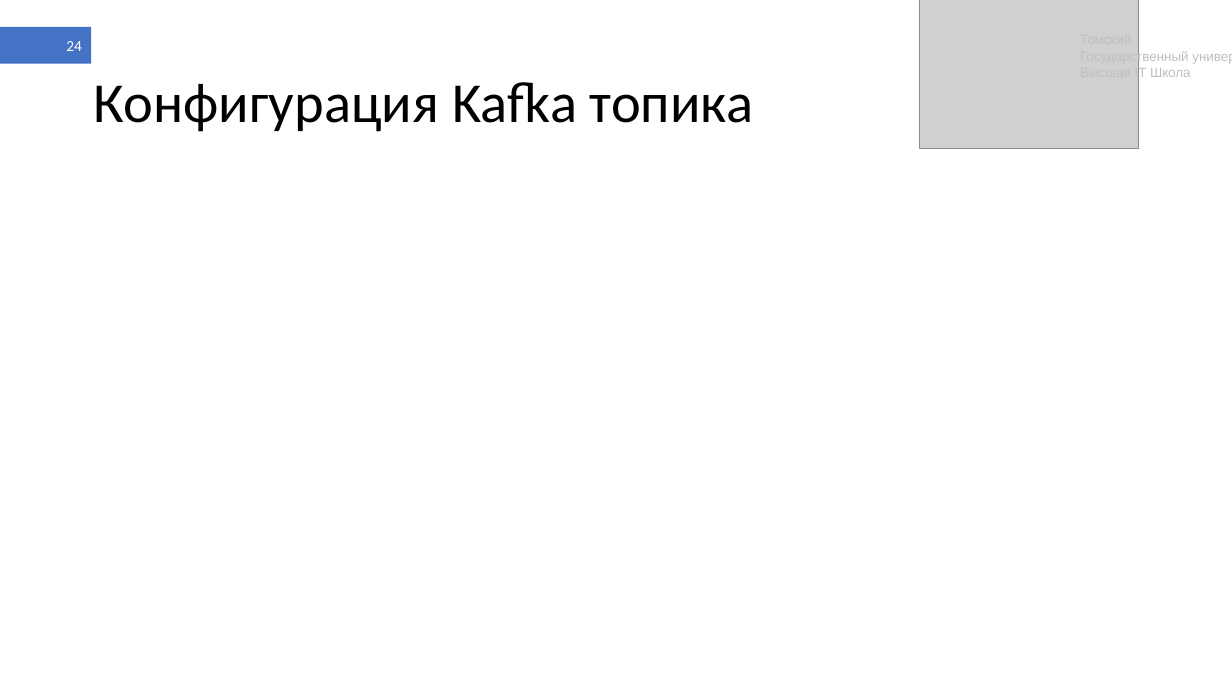
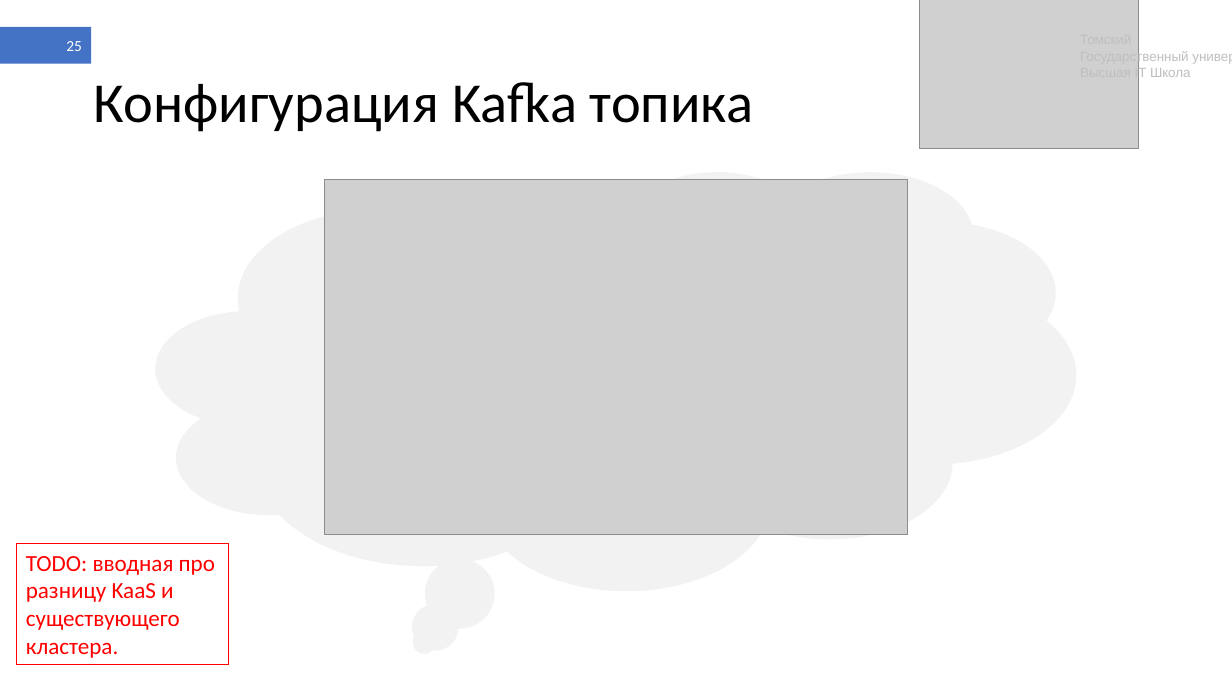
Before and after one commit to shameoff/GraduateWork, a slide deck: slide 25 of Презентация ВКР (в шаблоне).pptx (slide 24 before the commit). Drawn at 1232x693 pixels with LibreOffice and Linux fonts; fonts in the diff are those of the drawing; grey boxes stand for pictures. Boxes give left, top, right and bottom in pixels: in the first picture for what was removed or moved away, otherwise in the second. Text is boxed around its words. In the diff, an @@ line names an element or a change of style, - is before the commit and + after.

```diff
--- a/Презентация ВКР (в шаблоне).pptx
+++ b/Презентация ВКР (в шаблоне).pptx
@@ page number at bbox=[66, 41, 82, 51]: text changed @@
-24
+25
@@ thought cloud added at bbox=[156, 171, 1077, 590], fill #F2F2F2 @@
@@ picture added at bbox=[324, 180, 908, 535] @@
@@ rectangle added at bbox=[17, 543, 228, 665], outline #FF0000 0.75 pt, 18 pt, text #FF0000 @@
+TODO: вводная про разницу KaaS и существующего кластера.
```
Also in this commit, not shown: 11 other slides changed, 5 slides added, 9 slides removed, 2 other files.
